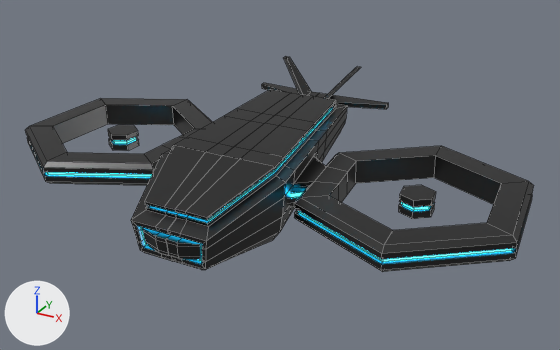
The FBX model game/models/drone.fbx: old version first, new version second.
Rendered twice from a 50 mm lens placed at (2.45, -4.12, 2.12), pointed at (0.13, 0.09, 0.02). The axes (+X, +Y, +Z) are drawn at lower left. The lights are the same throughout. Mesh edges are drawn as thin lines.

Script lines for the objects in view, before the commit:
```python
me_cube_004 = bpy.data.meshes.new('Cube.004')
me_cube_004.from_pydata(...)  # 628 vertices, 574 faces; spans x -1.79..1.79, y -1.01..1.03, z -0.21..0.57
# faces by material slot: [510, 64]
me_cube_004.materials.append(mat_material_001)  # dark grey #494949
me_cube_004.materials.append(mat_material_002)  # white #e7e7e7
ob_drone = bpy.data.objects.new('drone', me_cube_004)
ob_drone.location = (0.0, 0.0, 0.0)
```
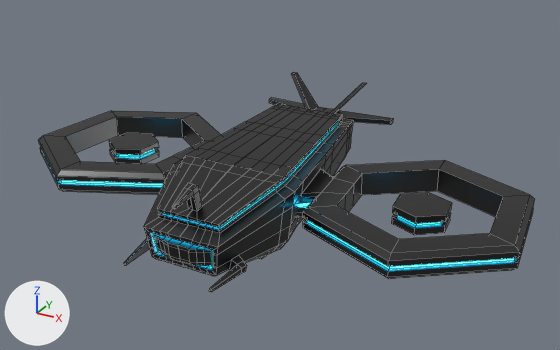
Boxes [x1, y1, x2, y2] around the edits, measured in the pictures (560 x 350 px; the box of a moved part takes in the faces that stretch with it):
'drone', reshaped
    before: [26, 56, 533, 272]
    after: [39, 72, 534, 292]
part 1 of me_cube_004, moved or reshaped
    before: [289, 146, 533, 272]
    after: [297, 160, 534, 279]
part 2 of me_cube_004, moved or reshaped
    before: [399, 185, 436, 219]
    after: [392, 192, 452, 235]
part 3 of me_cube_004, moved or reshaped
    before: [26, 98, 212, 185]
    after: [39, 111, 221, 195]
part 4 of me_cube_004, moved or reshaped
    before: [108, 125, 139, 151]
    after: [109, 133, 159, 163]
part 5 of me_cube_004, rebuilt (21% wider, 8% taller)
    before: [166, 67, 388, 270]
    after: [124, 72, 393, 292]
part 6 of me_cube_004, deleted (black)
    before: [131, 56, 319, 261]

The change, as a diff of the scene's bpy script:
```diff
--- a/game/models/drone.fbx.py
+++ b/game/models/drone.fbx.py
@@ me_cube_004 @@
 # used by ob_drone; location = (0.0, 0.0, 0.0)
-me_cube_004.from_pydata(...)  # 628 vertices, 574 faces; spans x -1.79..1.79, y -1.01..1.03, z -0.21..0.57
+me_cube_004.from_pydata(...)  # 968 vertices, 904 faces; spans x -1.79..1.79, y -1.03..1.14, z -0.4..0.41
+# me_cube_004 part 1: the loose piece of 96 vertices spanning x 0.33..1.79, y -0.74..0.74, z -0.02..0.19 is turned -1.8 degrees about the x axis through its middle, then moved by (0.0, 0.11, -0.12)
+# me_cube_004 part 2: the loose piece of 36 vertices spanning x 1.02..1.23, y -0.11..0.11, z 0.02..0.15 is scaled about its middle by (1.68, 1.68, 0.996), then moved by (0.0, 0.11, -0.12)
+# me_cube_004 part 3: the loose piece of 96 vertices spanning x -1.79..-0.33, y -0.74..0.74, z -0.02..0.19 is turned -1.8 degrees about the x axis through its middle, then moved by (0.0, 0.11, -0.12)
+# me_cube_004 part 4: the loose piece of 36 vertices spanning x -1.23..-1.02, y -0.11..0.11, z 0.02..0.15 is scaled about its middle by (1.68, 1.68, 0.996), then moved by (0.0, 0.11, -0.12)
+# me_cube_004 part 5: the loose piece of 182 vertices spanning x 0.0..0.53, y -1.01..1.03, z -0.21..0.57 is rebuilt with 704 vertices and now spans x -0.53..0.53, y -1.03..1.14, z -0.4..0.41
+# me_cube_004 part 6: the loose piece of 182 vertices spanning x -0.53..0.0, y -1.01..1.03, z -0.21..0.57 is deleted
 me_cube_004.materials.append(mat_material_001)
```
